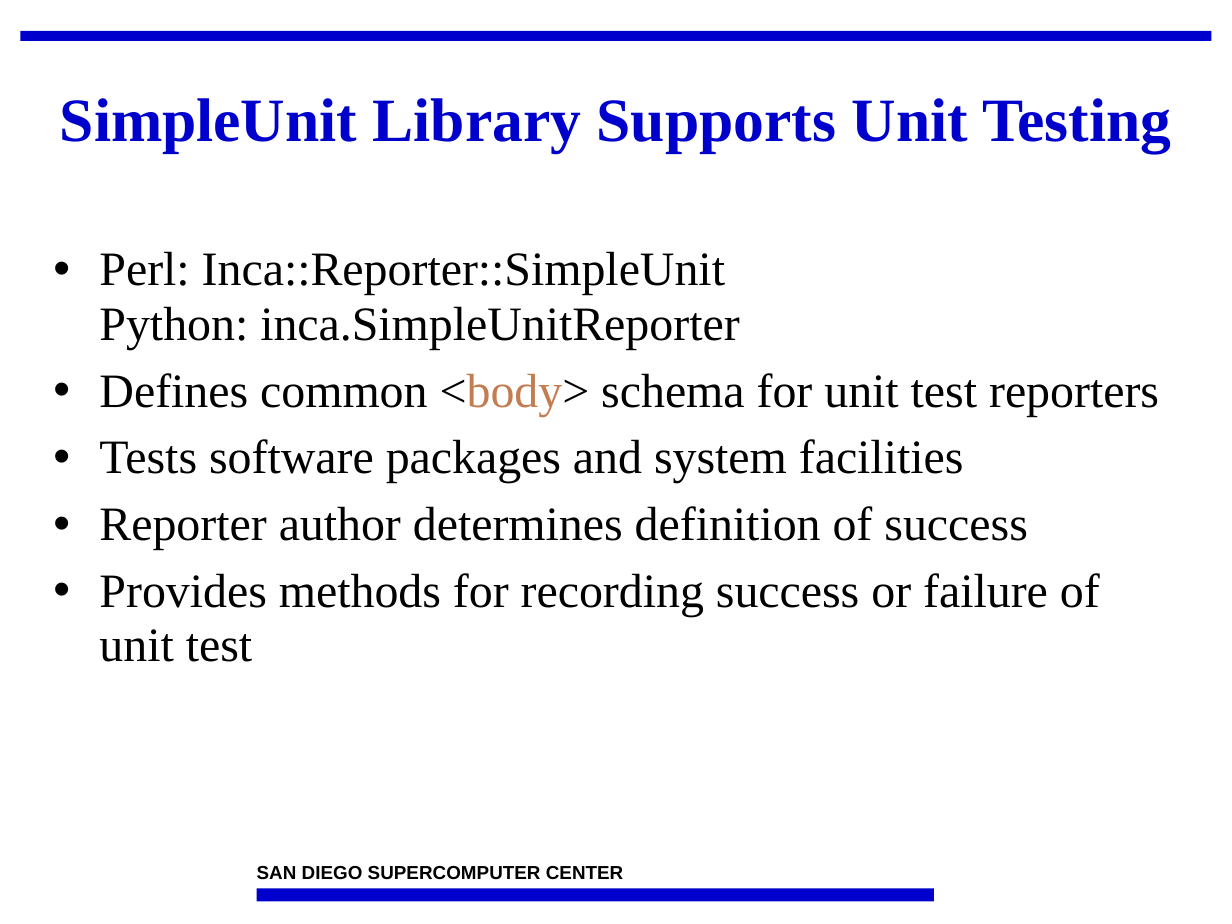
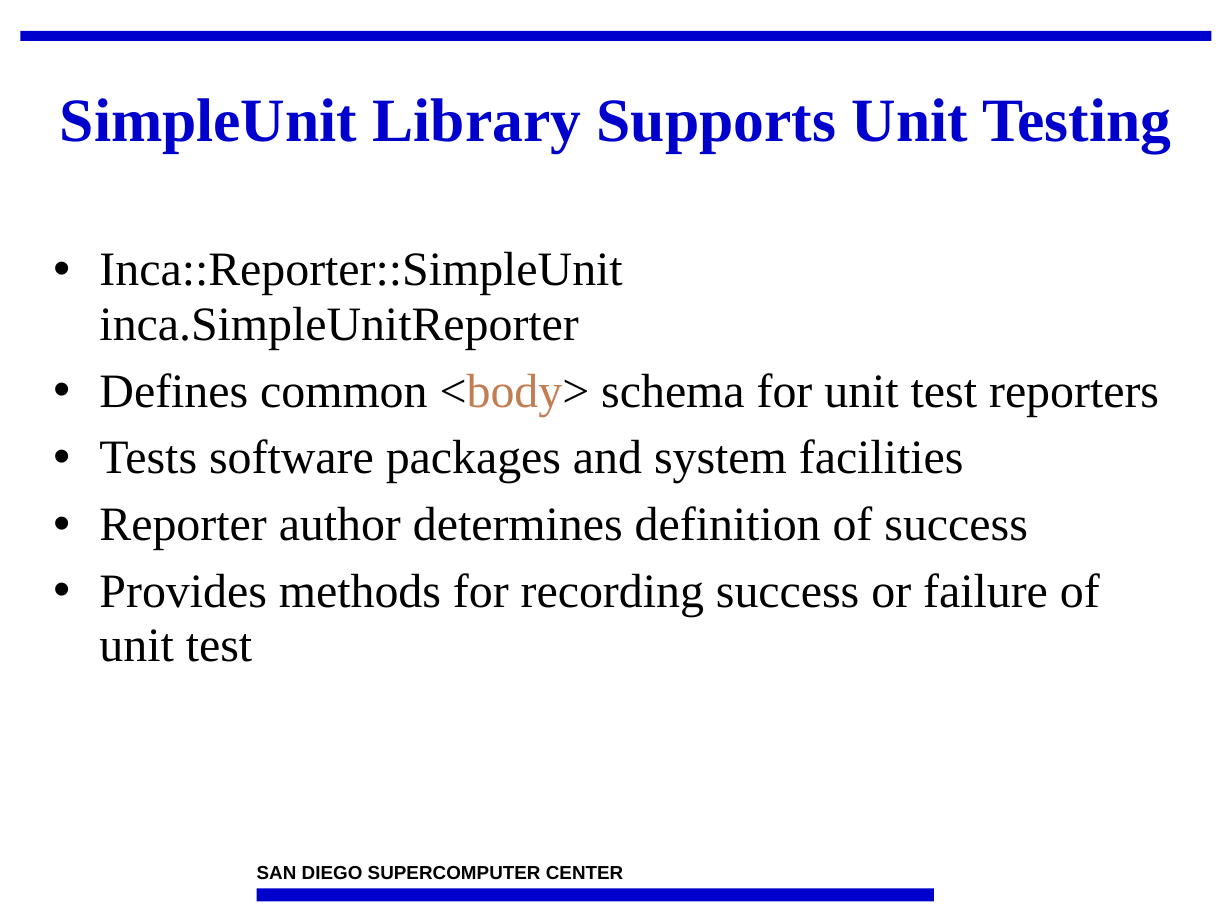
Before and after one commit to IncaProject/inca-xsede, a slide deck: slide 18 of talks/2008workshop/incaReporters.ppt. Drawn at 1232x924 pixels with LibreOffice and Linux fonts; fonts in the diff are those of the drawing; background and template pictures are left out. Boxes give left, top, right and bottom in pixels: in the first picture for what was removed or moved away, otherwise in the second. Text is boxed around its words. In the diff, an @@ line names an element or a change of style, - is before the commit and + after.

```diff
--- a/talks/2008workshop/incaReporters.ppt
+++ b/talks/2008workshop/incaReporters.ppt
@@ text at bbox=[99, 251, 622, 350]: text changed @@
-• Perl: Inca::Reporter::SimpleUnit
-  Python: inca.SimpleUnitReporter
+• Inca::Reporter::SimpleUnit
+  inca.SimpleUnitReporter
```
Also in this commit, not shown: 18 other slides changed, 1 slide added, 1 slide removed, 1 other file.
